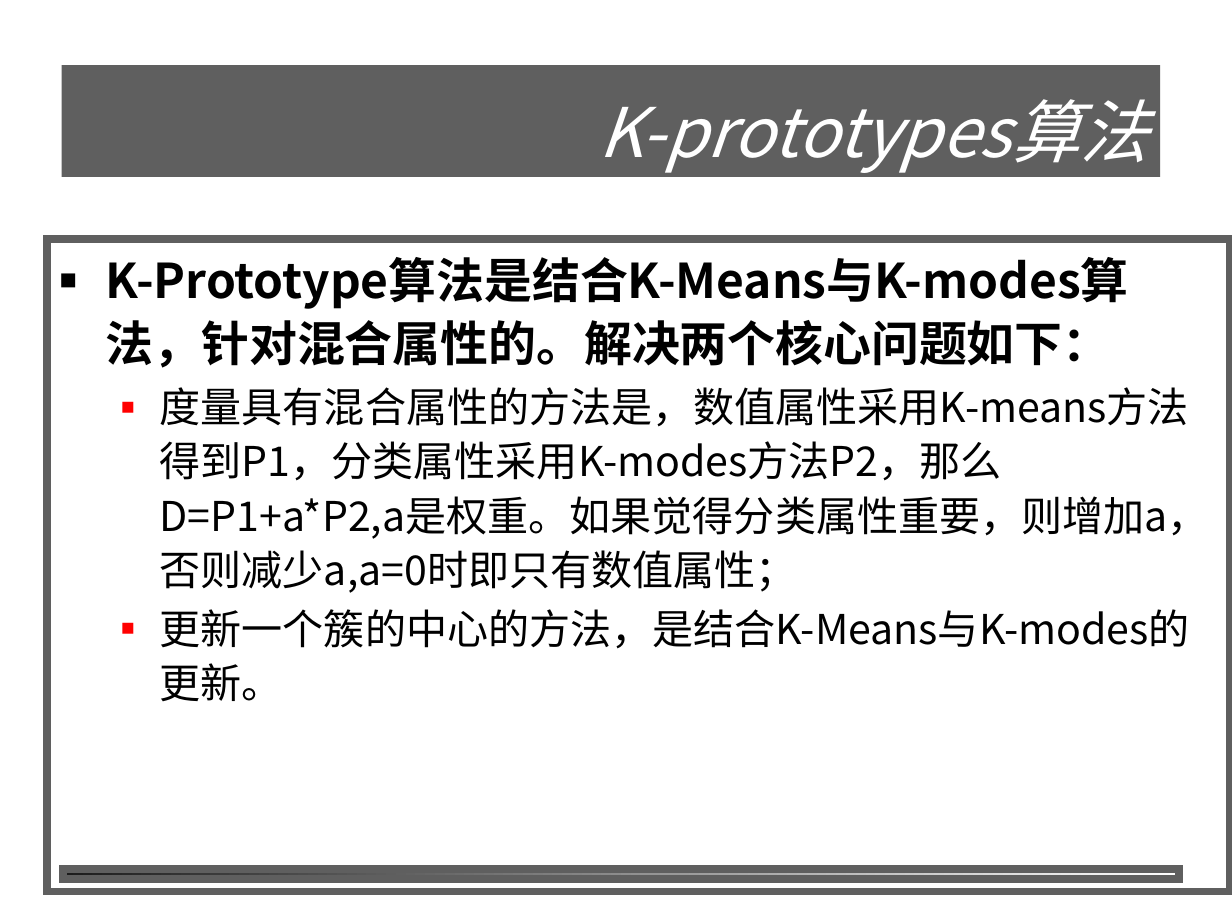
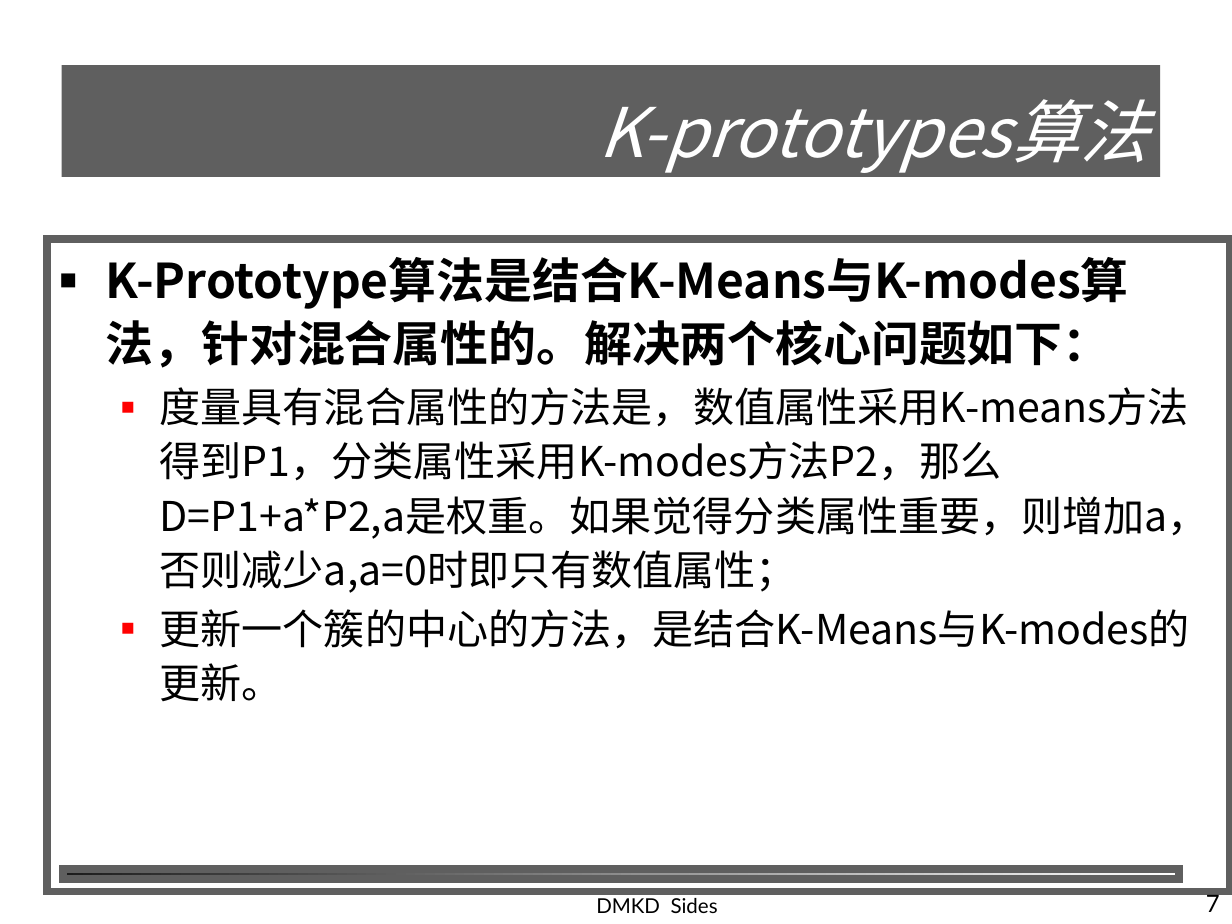
Before and after one commit to shfkuang/shfkuang.github.io, a slide deck: slide 7 of dm/ch5.2.ppt. Drawn at 1232x924 pixels with LibreOffice and Linux fonts; fonts in the diff are those of the drawing; background and template pictures are left out. Boxes give left, top, right and bottom in pixels: in the first picture for what was removed or moved away, otherwise in the second. Text is boxed around its words. In the diff, an @@ line names an element or a change of style, - is before the commit and + after.

```diff
--- a/dm/ch5.2.ppt
+++ b/dm/ch5.2.ppt
@@ text added at (596,898,718,913), 12 pt, text #000000 @@
+DMKD Sides
@@ page number added at (1206,891,1220,912), 14 pt, text #000000 @@
+7
```
Also in this commit, not shown: 19 other slides changed, 3 slides added, 1 other file.
